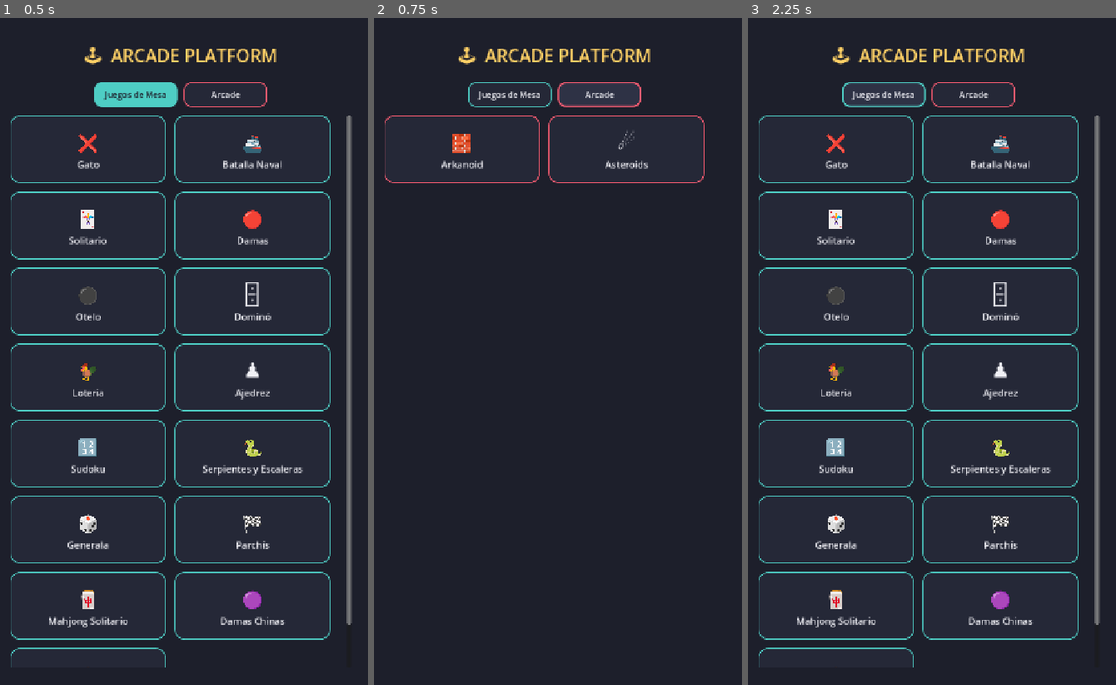
Above: before the commit, frames 1-3 (left to right).
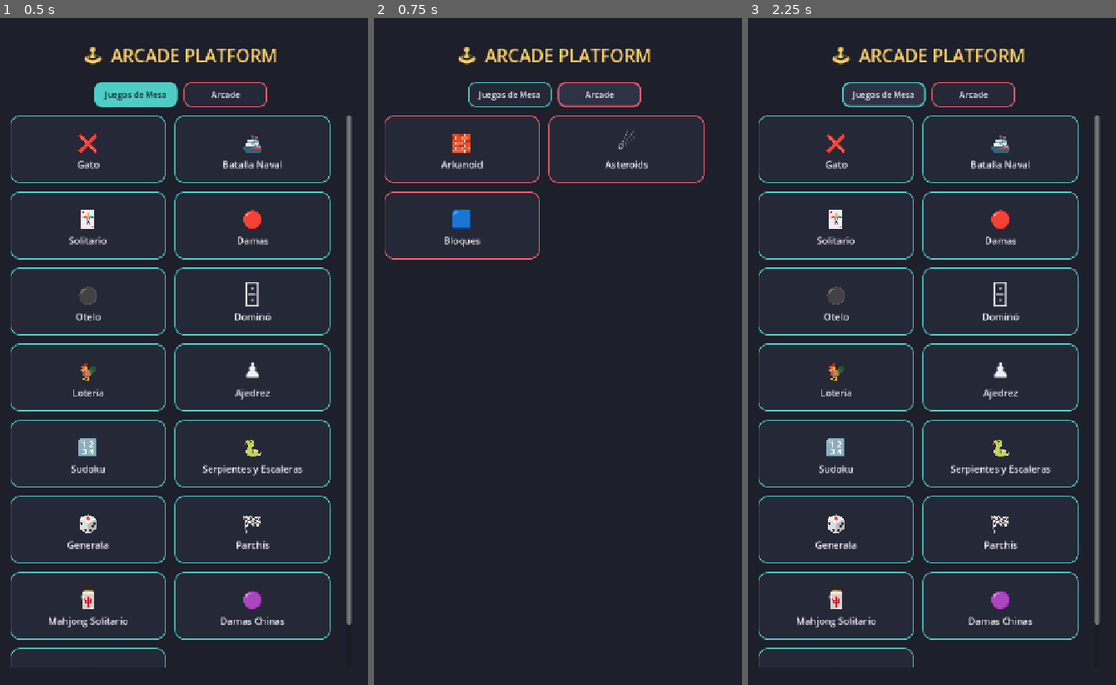
Above: after the commit, the same moments.

Repository: jfrodriguezva/Arcade
Game: Godot game, scene res://core/scenes/hub.tscn
Two runs of this game, one before a commit and one after it. Both use one fixed random seed, a clock stepped at 60 frames per second and the inputs below.
Inputs:
- Up to frame 1 (0.5 s): no input
- Up to frame 2 (0.75 s): click "Arcade" at 0.5 s
- Up to frame 3 (2.25 s): click "Arcade" at 1.25 s; click "Juegos de Mesa" at 2 s

Frame 1 is identical in both runs. In frame 2, 0.5% of the frame differs, in the area x 2-46%, y 26-37%; in frame 3, nothing differs.

Commit message:
Bloques (estilo Tetris clasico) con 10 niveles
7 piezas clasicas con rotacion generica (formula de rotacion 90
grados en caja 4x4, con pequeno wall-kick de hasta 2 columnas si la
rotacion directa no cabe). Controles tactiles: mover, rotar, caida
suave (mantener) y caida instantanea. Limpieza de lineas completas
con puntaje por combo (1-4 lineas a la vez).

10 niveles: sube de nivel cada 10 lineas limpiadas, la caida se
acelera cada vez (hasta el nivel 10). Se gana al llegar a 100
lineas; se pierde si las piezas llegan hasta arriba.

Validado: rotacion x4 vuelve al shape original, movimiento,
limpieza de lineas, tope de nivel en 10, y deteccion de game over
cuando ya no cabe una pieza nueva.

Co-Authored-By: Claude Sonnet 5 <noreply@anthropic.com>

Diff:
--- a/core/autoload/game_manager.gd
+++ b/core/autoload/game_manager.gd
@@ -140,6 +140,14 @@
 		"scene": "res://games/arcade/asteroids/asteroids.tscn",
 		"enabled": true,
 	},
+	{
+		"id": "block_stacker",
+		"title": "Bloques",
+		"icon": "🟦",
+		"category": "arcade",
+		"scene": "res://games/arcade/block_stacker/block_stacker.tscn",
+		"enabled": true,
+	},
 ]
 
 var current_game_id: String = ""
--- /dev/null
+++ b/games/arcade/block_stacker/block_stacker.gd
@@ -0,0 +1,369 @@
+extends Control
+## Bloques que caen (estilo Tetris clásico): 7 piezas, rotación con
+## pequeño "wall kick", líneas completas se limpian, la velocidad de
+## caída sube por nivel. 10 niveles, cada 10 líneas se sube de nivel;
+## se gana al llegar a 100 líneas.
+
+const GAME_ID := "block_stacker"
+const COLS := 10
+const ROWS := 20
+const CELL := 32.0
+const MAX_LEVEL := 10
+const LINES_PER_LEVEL := 10
+const LINES_TO_WIN := 100
+
+const BASE_SHAPES := {
+	"I": [Vector2i(0, 1), Vector2i(1, 1), Vector2i(2, 1), Vector2i(3, 1)],
+	"O": [Vector2i(1, 1), Vector2i(2, 1), Vector2i(1, 2), Vector2i(2, 2)],
+	"T": [Vector2i(1, 1), Vector2i(0, 2), Vector2i(1, 2), Vector2i(2, 2)],
+	"S": [Vector2i(1, 1), Vector2i(2, 1), Vector2i(0, 2), Vector2i(1, 2)],
+	"Z": [Vector2i(0, 1), Vector2i(1, 1), Vector2i(1, 2), Vector2i(2, 2)],
+	"J": [Vector2i(0, 1), Vector2i(0, 2), Vector2i(1, 2), Vector2i(2, 2)],
+	"L": [Vector2i(2, 1), Vector2i(0, 2), Vector2i(1, 2), Vector2i(2, 2)],
+}
+const PIECE_COLORS := {
+	"I": Color(0.2, 0.8, 0.9), "O": Color(0.95, 0.85, 0.2), "T": Color(0.65, 0.3, 0.85),
+	"S": Color(0.35, 0.75, 0.35), "Z": Color(0.9, 0.3, 0.3), "J": Color(0.3, 0.45, 0.9), "L": Color(0.95, 0.55, 0.2),
+}
+const LINE_SCORE := [0, 100, 300, 500, 800]
+
+const HELP_TEXT := "Las piezas caen solas; acomódalas para completar filas horizontales sin dejar huecos.
+
+- ◀ / ▶ mueven la pieza.
+- 🔄 la rota.
+- ⬇ (mantén presionado) la hace caer más rápido.
+- ⏬ la deja caer al fondo de una vez.
+
+Cada línea completa desaparece y suma puntos (más líneas de una vez = más puntos). Cada 10 líneas subes de nivel y la caída se acelera, hasta el nivel 10. Ganas al llegar a 100 líneas; pierdes si las piezas llegan hasta arriba."
+
+var grid: Array = []
+var cell_views: Array = []
+
+var piece_type: String = ""
+var piece_rot: int = 0
+var piece_pos: Vector2i = Vector2i.ZERO
+var piece_color: Color = Color.WHITE
+var next_type: String = ""
+
+var fall_timer: float = 0.0
+var fall_interval: float = 1.0
+var soft_dropping: bool = false
+var score: int = 0
+var lines_cleared: int = 0
+var level: int = 1
+var state: String = "playing"
+
+var score_label: Label
+var level_label: Label
+var next_label: Label
+var status_label: Label
+
+
+func _ready() -> void:
+	_build_ui()
+	_new_game()
+
+
+func _build_ui() -> void:
+	UIKit.apply_background(self)
+
+	var scroll := ScrollContainer.new()
+	scroll.set_anchors_preset(Control.PRESET_FULL_RECT)
+	add_child(scroll)
+
+	var margin := MarginContainer.new()
+	for side: String in ["margin_left", "margin_right", "margin_top", "margin_bottom"]:
+		margin.add_theme_constant_override(side, 20)
+	scroll.add_child(margin)
+
+	var vbox := VBoxContainer.new()
+	vbox.alignment = BoxContainer.ALIGNMENT_CENTER
+	vbox.add_theme_constant_override("separation", 8)
+	margin.add_child(vbox)
+
+	UIKit.build_toolbar(vbox, self, "Bloques", HELP_TEXT)
+
+	var hud := HBoxContainer.new()
+	hud.alignment = BoxContainer.ALIGNMENT_CENTER
+	hud.add_theme_constant_override("separation", 24)
+	vbox.add_child(hud)
+	score_label = UIKit.title_label("Puntos: 0", 15, UIKit.COLOR_TEXT)
+	hud.add_child(score_label)
+	level_label = UIKit.title_label("Nivel: 1/10", 15, UIKit.COLOR_ACCENT)
+	hud.add_child(level_label)
+	next_label = UIKit.title_label("Siguiente: -", 15, UIKit.COLOR_ACCENT_2)
+	hud.add_child(next_label)
+
+	status_label = UIKit.title_label("", 14, UIKit.COLOR_TEXT_DIM)
+	vbox.add_child(status_label)
+
+	var board_panel := PanelContainer.new()
+	board_panel.add_theme_stylebox_override("panel", UIKit.stylebox(UIKit.COLOR_PANEL, UIKit.COLOR_ACCENT_3, 12, 2))
+	vbox.add_child(board_panel)
+	var board_margin := MarginContainer.new()
+	for side: String in ["margin_left", "margin_right", "margin_top", "margin_bottom"]:
+		board_margin.add_theme_constant_override(side, 6)
+	board_panel.add_child(board_margin)
+
+	var grid_container := GridContainer.new()
+	grid_container.columns = COLS
+	grid_container.add_theme_constant_override("h_separation", 1)
+	grid_container.add_theme_constant_override("v_separation", 1)
+	board_margin.add_child(grid_container)
+
+	for y in range(ROWS):
+		var row: Array = []
+		for x in range(COLS):
+			var cell := Panel.new()
+			cell.custom_minimum_size = Vector2(CELL, CELL)
+			cell.mouse_filter = Control.MOUSE_FILTER_IGNORE
+			grid_container.add_child(cell)
+			row.append(cell)
+		cell_views.append(row)
+
+	var controls := HBoxContainer.new()
+	controls.alignment = BoxContainer.ALIGNMENT_CENTER
+	controls.add_theme_constant_override("separation", 8)
+	vbox.add_child(controls)
+
+	var left_btn := _make_control_button("◀")
+	left_btn.pressed.connect(_on_left_pressed)
+	controls.add_child(left_btn)
+
+	var rotate_btn := _make_control_button("🔄")
+	rotate_btn.pressed.connect(_try_rotate)
+	controls.add_child(rotate_btn)
+
+	var right_btn := _make_control_button("▶")
+	right_btn.pressed.connect(_on_right_pressed)
+	controls.add_child(right_btn)
+
+	var soft_btn := _make_control_button("⬇")
+	soft_btn.button_down.connect(func() -> void: soft_dropping = true)
+	soft_btn.button_up.connect(func() -> void: soft_dropping = false)
+	controls.add_child(soft_btn)
+
+	var hard_btn := _make_control_button("⏬")
+	hard_btn.pressed.connect(_hard_drop)
+	controls.add_child(hard_btn)
+
+	var restart_btn := Button.new()
+	restart_btn.text = "↻  Nueva partida"
+	restart_btn.custom_minimum_size = Vector2(200, 48)
+	UIKit.style_button(restart_btn, UIKit.COLOR_ACCENT_3)
+	restart_btn.pressed.connect(_new_game)
+	vbox.add_child(restart_btn)
+
+
+func _make_control_button(label: String) -> Button:
+	var btn := Button.new()
+	btn.text = label
+	btn.custom_minimum_size = Vector2(64, 64)
+	btn.add_theme_font_size_override("font_size", 22)
+	UIKit.style_button(btn, UIKit.COLOR_ACCENT_2)
+	return btn
+
+
+func _empty_row() -> Array:
+	var row: Array = []
+	for x in range(COLS):
+		row.append(null)
+	return row
+
+
+func _new_game() -> void:
+	grid = []
+	for y in range(ROWS):
+		grid.append(_empty_row())
+
+	score = 0
+	lines_cleared = 0
+	level = 1
+	fall_interval = 1.0
+	fall_timer = 0.0
+	state = "playing"
+	next_type = _random_type()
+	status_label.text = ""
+	_update_hud()
+	_spawn_piece()
+
+
+func _update_hud() -> void:
+	score_label.text = "Puntos: %d" % score
+	level_label.text = "Nivel: %d/%d (%d líneas)" % [level, MAX_LEVEL, lines_cleared]
+	next_label.text = "Siguiente: %s" % next_type
+
+
+func _random_type() -> String:
+	var keys: Array = BASE_SHAPES.keys()
+	return keys[randi() % keys.size()]
+
+
+func _shape_for(type: String, rot: int) -> Array:
+	var shape: Array = BASE_SHAPES[type].duplicate()
+	for i in range(((rot % 4) + 4) % 4):
+		var rotated: Array = []
+		for cell: Vector2i in shape:
+			rotated.append(Vector2i(3 - cell.y, cell.x))
+		shape = rotated
+	return shape
+
+
+func _can_place(type: String, rot: int, pos: Vector2i) -> bool:
+	for cell: Vector2i in _shape_for(type, rot):
+		var gx: int = pos.x + cell.x
+		var gy: int = pos.y + cell.y
+		if gx < 0 or gx >= COLS or gy >= ROWS:
+			return false
+		if gy >= 0 and grid[gy][gx] != null:
+			return false
+	return true
+
+
+func _spawn_piece() -> void:
+	piece_type = next_type
+	next_type = _random_type()
+	piece_rot = 0
+	piece_pos = Vector2i(3, -1)
+	piece_color = PIECE_COLORS[piece_type]
+	_update_hud()
+
+	if not _can_place(piece_type, piece_rot, piece_pos):
+		_game_over()
+		return
+	_redraw_grid()
+
+
+func _on_left_pressed() -> void:
+	if _try_move(-1, 0):
+		_redraw_grid()
+
+
+func _on_right_pressed() -> void:
+	if _try_move(1, 0):
+		_redraw_grid()
+
+
+func _try_move(dx: int, dy: int) -> bool:
+	if state != "playing":
+		return false
+	var new_pos: Vector2i = piece_pos + Vector2i(dx, dy)
+	if _can_place(piece_type, piece_rot, new_pos):
+		piece_pos = new_pos
+		return true
+	return false
+
+
+func _try_rotate() -> void:
+	if state != "playing":
+		return
+	var new_rot: int = (piece_rot + 1) % 4
+	for kick in [0, -1, 1, -2, 2]:
+		var new_pos: Vector2i = piece_pos + Vector2i(kick, 0)
+		if _can_place(piece_type, new_rot, new_pos):
+			piece_rot = new_rot
+			piece_pos = new_pos
+			_redraw_grid()
+			return
+
+
+func _hard_drop() -> void:
+	if state != "playing":
+		return
+	while _try_move(0, 1):
+		pass
+	_lock_piece()
+
+
+func _lock_piece() -> void:
+	for cell: Vector2i in _shape_for(piece_type, piece_rot):
+		var gy: int = piece_pos.y + cell.y
+		var gx: int = piece_pos.x + cell.x
+		if gy >= 0:
+			grid[gy][gx] = piece_color
+	_clear_lines()
+	if state == "playing":
+		_spawn_piece()
+	else:
+		_redraw_grid()
+
+
+func _clear_lines() -> void:
+	var cleared := 0
+	var y := ROWS - 1
+	while y >= 0:
+		var full := true
+		for x in range(COLS):
+			if grid[y][x] == null:
+				full = false
+				break
+		if full:
+			grid.remove_at(y)
+			grid.insert(0, _empty_row())
+			cleared += 1
+		else:
+			y -= 1
+
+	if cleared > 0:
+		lines_cleared += cleared
+		score += LINE_SCORE[cleared] * level
+		level = min(1 + int(lines_cleared / LINES_PER_LEVEL), MAX_LEVEL)
+		fall_interval = max(0.12, 1.0 - (level - 1) * 0.085)
+		_update_hud()
+		if lines_cleared >= LINES_TO_WIN:
+			_win()
+
+
+func _process(delta: float) -> void:
+	if state != "playing":
+		return
+
+	var interval: float = fall_interval * (0.12 if soft_dropping else 1.0)
+	fall_timer += delta
+	if fall_timer >= interval:
+		fall_timer = 0.0
+		if _try_move(0, 1):
+			_redraw_grid()
+		else:
+			_lock_piece()
+
+
+func _redraw_grid() -> void:
+	for y in range(ROWS):
+		for x in range(COLS):
+			_style_cell(cell_views[y][x], grid[y][x])
+
+	for cell: Vector2i in _shape_for(piece_type, piece_rot):
+		var gy: int = piece_pos.y + cell.y
+		var gx: int = piece_pos.x + cell.x
+		if gy >= 0 and gy < ROWS and gx >= 0 and gx < COLS:
+			_style_cell(cell_views[gy][gx], piece_color)
+
+
+func _style_cell(view: Panel, color: Variant) -> void:
+	if color == null:
+		view.add_theme_stylebox_override("panel", UIKit.stylebox(UIKit.COLOR_BG_LIGHT, Color(0, 0, 0, 0), 2))
+	else:
+		view.add_theme_stylebox_override("panel", UIKit.stylebox(color, Color(0, 0, 0, 0), 2))
+
+
+func _game_over() -> void:
+	state = "game_over"
+	status_label.text = "Game Over. Puntos: %d" % score
+	status_label.add_theme_color_override("font_color", UIKit.COLOR_DANGER)
+	_record_result(false)
+
+
+func _win() -> void:
+	state = "won"
+	status_label.text = "¡Llegaste a %d líneas! Puntos: %d" % [LINES_TO_WIN, score]
+	status_label.add_theme_color_override("font_color", UIKit.COLOR_ACCENT_3)
+	_record_result(true)
+
+
+func _record_result(won: bool) -> void:
+	var stats: Dictionary = SaveManager.get_game_data(GAME_ID)
+	var key: String = "wins" if won else "losses"
+	stats[key] = stats.get(key, 0) + 1
+	stats["best_score"] = max(stats.get("best_score", 0), score)
+	SaveManager.set_game_data(GAME_ID, stats)
--- /dev/null
+++ b/games/arcade/block_stacker/block_stacker.tscn
@@ -0,0 +1,12 @@
+[gd_scene load_steps=2 format=3]
+
+[ext_resource type="Script" path="res://games/arcade/block_stacker/block_stacker.gd" id="1"]
+
+[node name="BlockStacker" type="Control"]
+layout_mode=3
+anchors_preset=15
+anchor_right=1.0
+anchor_bottom=1.0
+grow_horizontal=2
+grow_vertical=2
+script=ExtResource("1")
Not shown, added: games/arcade/block_stacker/block_stacker.gd.uid
